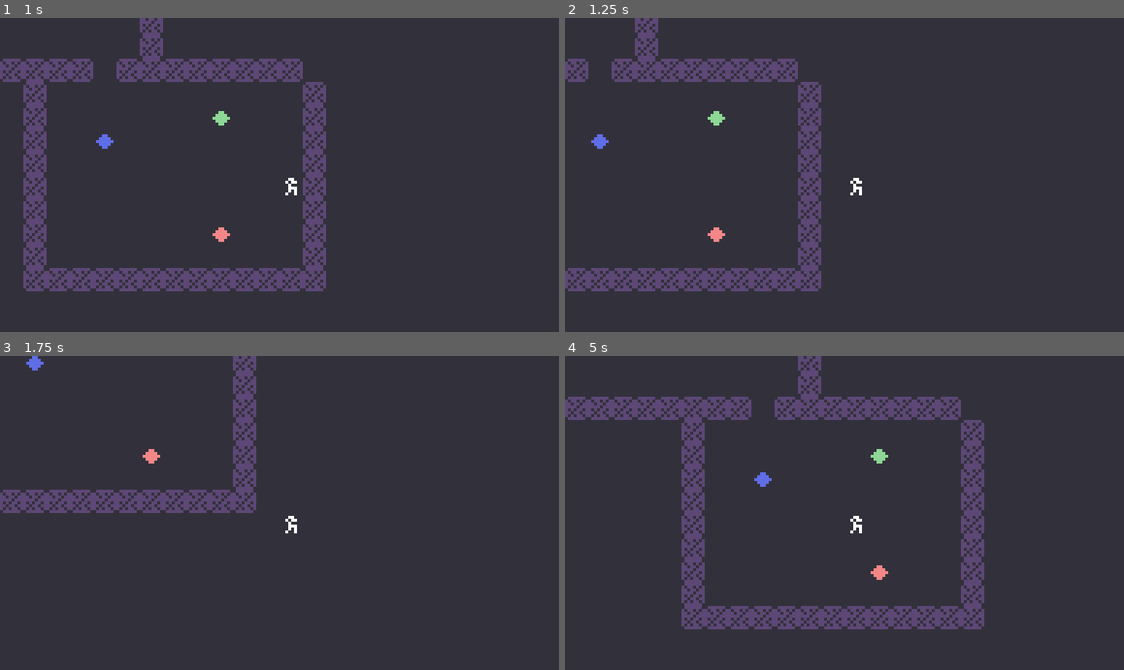
Above: before the commit, frames 1-4 (two rows, left to right).
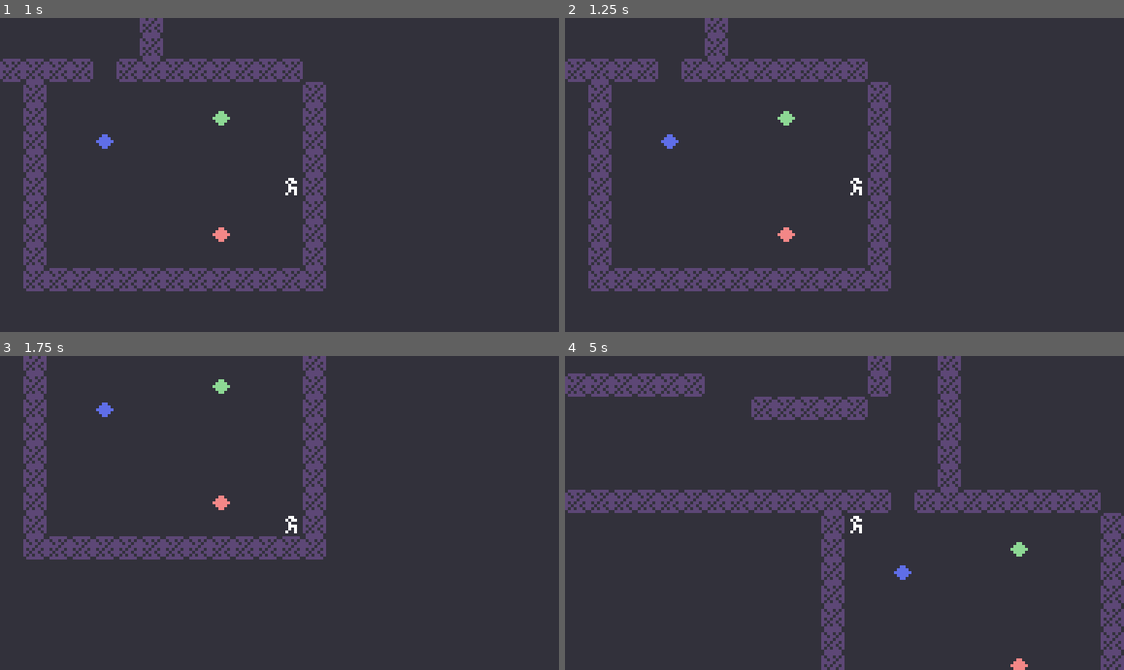
Above: after the commit, the same moments.

Repository: bitbrain/mutagen
Game: Godot game, scene res://scenes/stages/stage_1.tscn
The game is run twice, just before and just after one commit, with the same random seed, the same clock (stepped at 60 frames per second) and the same inputs.
Inputs:
- Up to frame 1 (1 s): tap Enter at 0.5 s; hold D (walk_right) from 0.53 s (still down)
- Up to frame 2 (1.25 s): keep holding D (walk_right)
- Up to frame 3 (1.75 s): release D (walk_right) at 1.28 s; hold S (walk_down) from 1.28 s (still down)
- Up to frame 4 (5 s): release S (walk_down) at 2.03 s; hold D (walk_right) 2.03-2.78 s; hold W (walk_up) 2.78-3.53 s; hold A (walk_left) from 3.53 s (still down)

Frame 1 is identical in both runs. In frame 2, 8.6% of the frame differs, in the area x 0-59%, y 0-88%; in frame 3, 9.9%; in frame 4, 19%, in the area x 0-100%, y 0-100%.

Commit message:
feat(player): physics collisions

Diff:
--- a/assets/tileset.tres
+++ b/assets/tileset.tres
@@ -7,7 +7,9 @@
 texture = ExtResource("1_l70by")
 texture_region_size = Vector2i(8, 8)
 0:1/0 = 0
+0:1/0/physics_layer_0/polygon_0/points = PackedVector2Array(-4, -4, 4, -4, 4, 4, -4, 4)
 
 [resource]
 tile_size = Vector2i(8, 8)
+physics_layer_0/collision_layer = 1
 sources/0 = SubResource("TileSetAtlasSource_ylah7")
--- a/player/player.gd
+++ b/player/player.gd
@@ -1,4 +1,4 @@
-class_name Player extends Node2D
+class_name Player extends CharacterBody2D
 
 
 const CELL_SIZE = 8
@@ -17,18 +17,22 @@
 func _physics_process(delta: float) -> void:
 	if not movable:
 		return
+	var motion = Vector2()
 	if Input.is_action_pressed("walk_left"):
-		position.x -= CELL_SIZE
+		motion.x -= CELL_SIZE
 		movable = false
 	if Input.is_action_pressed("walk_right"):
-		position.x += CELL_SIZE
+		motion.x += CELL_SIZE
 		movable = false
 	if Input.is_action_pressed("walk_up"):
-		position.y -= CELL_SIZE
+		motion.y -= CELL_SIZE
 		movable = false
 	if Input.is_action_pressed("walk_down"):
-		position.y += CELL_SIZE
+		motion.y += CELL_SIZE
 		movable = false
+
+	move_and_collide(motion)
+
 
 
 func mutate(mutagen_color:MutagenColor) -> void:
--- a/player/player.tscn
+++ b/player/player.tscn
@@ -3,20 +3,20 @@
 [ext_resource type="Texture2D" uid="uid://dm2is2hprrr2l" path="res://assets/spritesheet.png" id="1_oul6g"]
 [ext_resource type="Script" uid="uid://cgklx1832tyen" path="res://player/player.gd" id="1_rkbax"]
 
-[sub_resource type="RectangleShape2D" id="RectangleShape2D_rkbax"]
-size = Vector2(8, 8)
+[sub_resource type="CircleShape2D" id="CircleShape2D_rkbax"]
+radius = 3.8
 
 [sub_resource type="AtlasTexture" id="AtlasTexture_rkbax"]
 atlas = ExtResource("1_oul6g")
 region = Rect2(0, 0, 8, 8)
 
 [node name="Player" type="CharacterBody2D" unique_id=1364585358]
+motion_mode = 1
 script = ExtResource("1_rkbax")
 
 [node name="CollisionShape2D" type="CollisionShape2D" parent="." unique_id=1737062558]
-visible = false
 position = Vector2(4, 4)
-shape = SubResource("RectangleShape2D_rkbax")
+shape = SubResource("CircleShape2D_rkbax")
 
 [node name="Sprite2D" type="Sprite2D" parent="." unique_id=975269191]
 texture = SubResource("AtlasTexture_rkbax")
